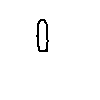
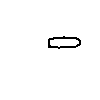
Layers edited between the first and the second (100, 100) image:
painted on "legs" over bbox(36, 19, 81, 52)
